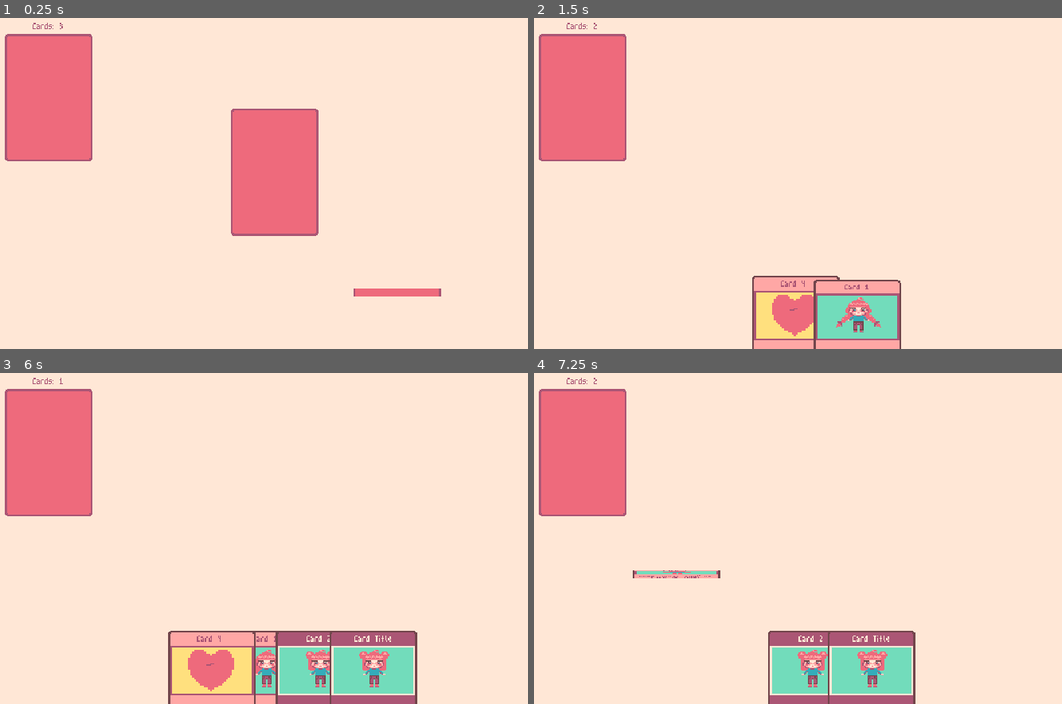
Above: before the commit, frames 1-4 (two rows, left to right).
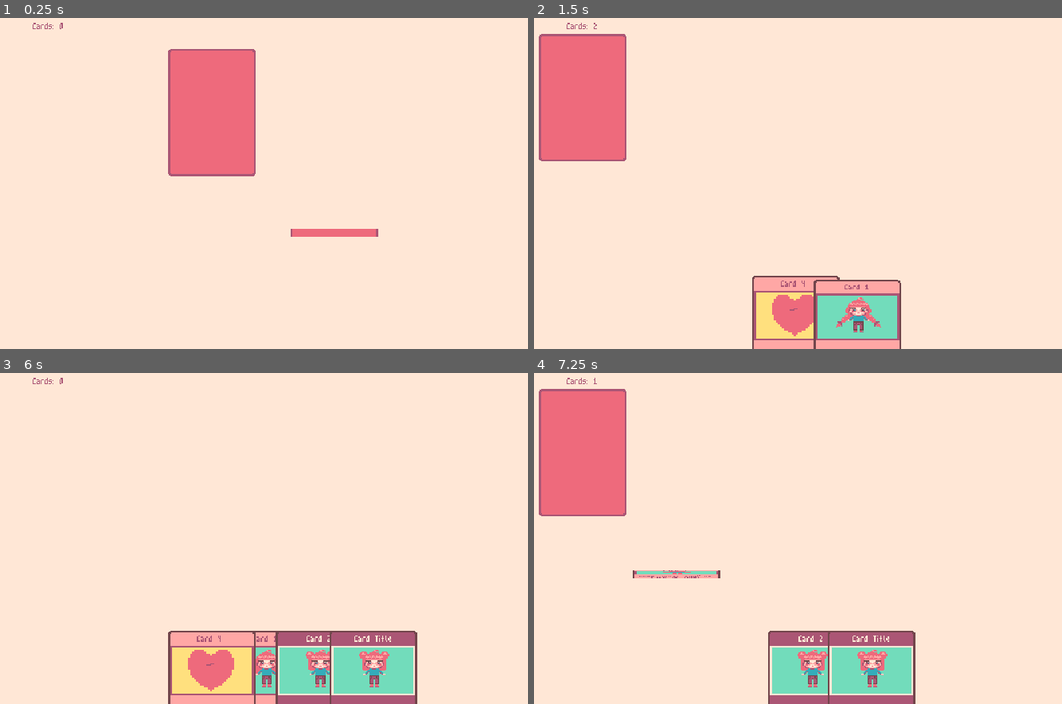
Above: after the commit, the same moments.

Repository: robert-brosh23/DeckbuilderGame
Game: Godot game, scene res://main.tscn
Same seed, same stepped clock (60 frames per second), same inputs: the game is played once before the commit and once after it.
Inputs:
- Up to frame 1 (0.25 s): no input
- Up to frame 2 (1.5 s): no input
- Up to frame 3 (6 s): tap Enter at 4.25, 5.75 s; tap Space at 5 s
- Up to frame 4 (7.25 s): no input

The runs differ from the first frame. In frame 1, 18% of the frame differs, in the area x 0-84%, y 1-85%; in frame 2, nothing differs; in frame 3, 6.4%; in frame 4, less than 0.1%.

Commit message:
add discard pile, can shuffle deck

Diff:
--- a/deck/deck.gd
+++ b/deck/deck.gd
@@ -17,17 +17,13 @@
 		return
 	card.flip_card_down()
 	cards.append(card)
-	movement_tween_manager.tween_to_pos(card, self.position, 1.0)
+	movement_tween_manager.tween_to_pos(card, self.position, 1.0).finished.connect(func(): update_card_number_text())
 	movement_tween_manager.tween_visible(card, false, 1.0)
 
-	update_card_number_text()
-
-func update_card_number_text() -> void:
-	card_amount_label.text = "Cards: " + str(cards.size())
-	if cards.size() == 0:
-		panel.visible = false
-	else:
-		panel.visible = true
+func append_multiple_cards_to_deck(arr: Array[Card]) -> void:
+	for card in arr:
+		append_card_to_deck(card)
+		await get_tree().create_timer(.1 * Globals.animation_speed_scale).timeout
 
 func draw_card() -> Card:
 	if cards.size() == 0:
@@ -39,3 +35,18 @@
 	update_card_number_text()
 	card.visible = true
 	return card
+
+func shuffle_deck() -> void:
+	print("shuffling deck...")
+	for i in range(cards.size() - 1, 0, -1):
+		var j = randi() % (i + 1)
+		var temp = cards[i]
+		cards[i] = cards[j]
+		cards[j] = temp
+
+func update_card_number_text() -> void:
+	card_amount_label.text = "Cards: " + str(cards.size())
+	if cards.size() == 0:
+		panel.visible = false
+	else:
+		panel.visible = true
--- /dev/null
+++ b/discard_pile/discard_pile.gd
@@ -0,0 +1,37 @@
+class_name DiscardPile
+extends Node2D
+
+@export var movement_tween_manager: MovementTweenManager
+@export var cards: Array[Card]
+
+func append_card_to_discard_pile(card: Card) -> void:
+	if card == null:
+		print("Error: no card to append to discard pile")
+		return
+	card.flip_card_up()
+	cards.push_front(card)
+	update_z_indexes()
+	movement_tween_manager.tween_to_pos(card, self.position, 1.0)
+	card.visible = true
+
+func remove_card_from_discard_pile(index: int) -> Card:
+	if cards.size() == 0:
+		print("Discard pile is empty, cannot get card")
+		return null
+	var card = cards[0]
+	cards.remove_at(0)
+	update_z_indexes()
+	return card
+
+func remove_all_cards_from_discard_pile() -> Array[Card]:
+	var arr: Array[Card] = []
+	while true:
+		var card = remove_card_from_discard_pile(0)
+		if card == null:
+			break
+		arr.append(card)
+	return arr
+
+func update_z_indexes() -> void:
+	for i in range(0, cards.size() - 1, 1):
+		cards[i].z_index = cards.size() - i
--- /dev/null
+++ b/discard_pile/discard_pile.tscn
@@ -0,0 +1,10 @@
+[gd_scene load_steps=3 format=3 uid="uid://bvnrpwbicsfub"]
+
+[ext_resource type="Script" uid="uid://t5fbfihg7l2j" path="res://discard_pile/discard_pile.gd" id="1_ju4ac"]
+[ext_resource type="PackedScene" uid="uid://bslur2hh54tgf" path="res://utility/movement_tween_manager/movement_tween_manager.tscn" id="2_mftcq"]
+
+[node name="DiscardPile" type="Node2D" node_paths=PackedStringArray("movement_tween_manager")]
+script = ExtResource("1_ju4ac")
+movement_tween_manager = NodePath("MovementTweenManager")
+
+[node name="MovementTweenManager" parent="." instance=ExtResource("2_mftcq")]
--- a/main.gd
+++ b/main.gd
@@ -4,6 +4,7 @@
 @export var movement_tween_manager: MovementTweenManager
 @export var deck: Deck
 @export var hand: Hand
+@export var discard_pile: DiscardPile
 
 func _ready() -> void:
 	move_card_to_deck($Card)
@@ -49,6 +50,10 @@
 	).set_delay(1.0)
 
 	tween.tween_callback(func():
+		deck.shuffle_deck()
+	).set_delay(1.0)
+
+	tween.tween_callback(func():
 		draw_card_from_deck()
 	).set_delay(1.0)
 
@@ -64,6 +69,29 @@
 		draw_card_from_deck()
 	).set_delay(1.0)
 
+	tween.tween_callback(func():
+		discard_card_from_deck()
+	).set_delay(1.0)
+
+	tween.tween_callback(func():
+		discard_card_from_hand(1)
+	).set_delay(1.0)
+
+	tween.tween_callback(func():
+		discard_card_from_hand(0)
+	).set_delay(1.0)
+
+	tween.tween_callback(func():
+		discard_card_from_deck()
+	).set_delay(1.0)
+
+	tween.tween_callback(func():
+		move_cards_from_discard_pile_to_deck_and_reshuffle()
+	).set_delay(1.0)
+
+	tween.tween_callback(func():
+		draw_card_from_deck()
+	).set_delay(1.0)
 
 func draw_card_from_deck() -> void:
 	var card = deck.draw_card()
@@ -72,6 +100,22 @@
 		return
 	move_card_to_hand(card)
 
+func discard_card_from_hand(index: int) -> void:
+	var card = hand.remove_card_from_hand(index)
+	discard_pile.append_card_to_discard_pile(card)
+
+func discard_card_from_deck() -> void:
+	var card = deck.draw_card()
+	if card == null:
+		print("no card in deck")
+		return
+	discard_pile.append_card_to_discard_pile(card)
+
+func move_cards_from_discard_pile_to_deck_and_reshuffle() -> void:
+	var arr: Array[Card] = discard_pile.remove_all_cards_from_discard_pile()
+	deck.append_multiple_cards_to_deck(arr)
+	deck.shuffle_deck()
+
 func move_card_to_deck(card: Card) -> void:
 	deck.append_card_to_deck(card)
 
--- a/main.tscn
+++ b/main.tscn
@@ -9,6 +9,7 @@
 [ext_resource type="PackedScene" uid="uid://bslur2hh54tgf" path="res://utility/movement_tween_manager/movement_tween_manager.tscn" id="5_7mycd"]
 [ext_resource type="Texture2D" uid="uid://clg1cai8kyk4j" path="res://sprites/girlywithbuns.png" id="5_efxa6"]
 [ext_resource type="Texture2D" uid="uid://c6hjlkolpbprx" path="res://sprites/new_dimensions.png" id="6_dg77c"]
+[ext_resource type="PackedScene" uid="uid://bvnrpwbicsfub" path="res://discard_pile/discard_pile.tscn" id="10_4c57u"]
 
 [sub_resource type="Resource" id="Resource_ycdy4"]
 script = ExtResource("4_4c57u")
@@ -34,11 +35,12 @@
 card_type = 0
 metadata/_custom_type_script = "uid://bevi4n8n1jvud"
 
-[node name="Main" type="Node2D" node_paths=PackedStringArray("movement_tween_manager", "deck", "hand")]
+[node name="Main" type="Node2D" node_paths=PackedStringArray("movement_tween_manager", "deck", "hand", "discard_pile")]
 script = ExtResource("1_0xm2m")
 movement_tween_manager = NodePath("MovementTweenManager")
 deck = NodePath("Deck")
 hand = NodePath("Hand")
+discard_pile = NodePath("DiscardPile")
 
 [node name="ColorRect" type="ColorRect" parent="."]
 offset_left = -500.0
@@ -48,18 +50,18 @@
 color = Color(1, 0.905882, 0.839216, 1)
 
 [node name="Card" parent="." instance=ExtResource("1_ig7tw")]
-position = Vector2(209, 76)
+position = Vector2(83, -44)
 card_data = SubResource("Resource_ycdy4")
 
 [node name="Card2" parent="." instance=ExtResource("1_ig7tw")]
-position = Vector2(209, 76)
+position = Vector2(83, -44)
 card_data = SubResource("Resource_w48qg")
 
 [node name="Card3" parent="." instance=ExtResource("1_ig7tw")]
-position = Vector2(209, 76)
+position = Vector2(83, -44)
 
 [node name="Card4" parent="." instance=ExtResource("1_ig7tw")]
-position = Vector2(209, 76)
+position = Vector2(83, -44)
 card_data = SubResource("Resource_vivmo")
 
 [node name="Camera2D" type="Camera2D" parent="."]
@@ -72,3 +74,6 @@
 
 [node name="Deck" parent="." instance=ExtResource("2_0xm2m")]
 position = Vector2(-245, -73)
+
+[node name="DiscardPile" parent="." instance=ExtResource("10_4c57u")]
+position = Vector2(232, 80)
--- a/utility/movement_tween_manager/movement_tween_manager.gd
+++ b/utility/movement_tween_manager/movement_tween_manager.gd
@@ -2,12 +2,20 @@
 extends Node
 
 
-func tween_to_pos(node: Node, pos: Vector2, seconds: float = 1.0) -> void:
+func tween_to_pos(node: Node, pos: Vector2, seconds: float = 1.0) -> Tween:
 	var tween = create_tween()
 	tween.tween_property(node, "position", pos, seconds * Globals.animation_speed_scale)
+	return tween
 
-func tween_visible(node: Node, visible: bool, seconds: float = 1.0) -> void:
+func tween_visible(node: Node, visible: bool, seconds: float = 1.0) -> Tween:
 	var tween = create_tween()
 	tween.tween_callback(func():
 		node.visible = visible
 	).set_delay(seconds * Globals.animation_speed_scale)
+	return tween
+
+func tween_delay(callable: Callable, seconds:float = 1.0) -> Tween:
+	var tween = create_tween()
+	tween.tween_interval(seconds * Globals.animation_speed_scale)
+	tween.tween_callback(callable)
+	return tween
Not shown, added: discard_pile/discard_pile.gd.uid
Not shown: 1 places in main.tscn that only renumber resources
